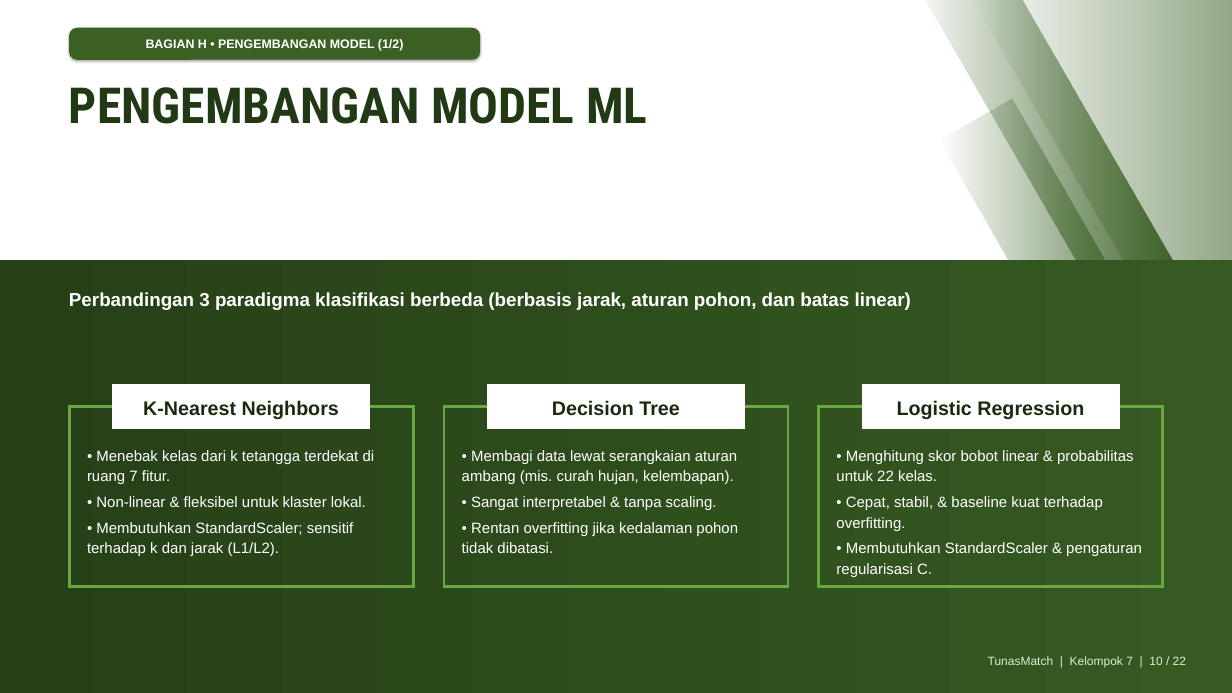
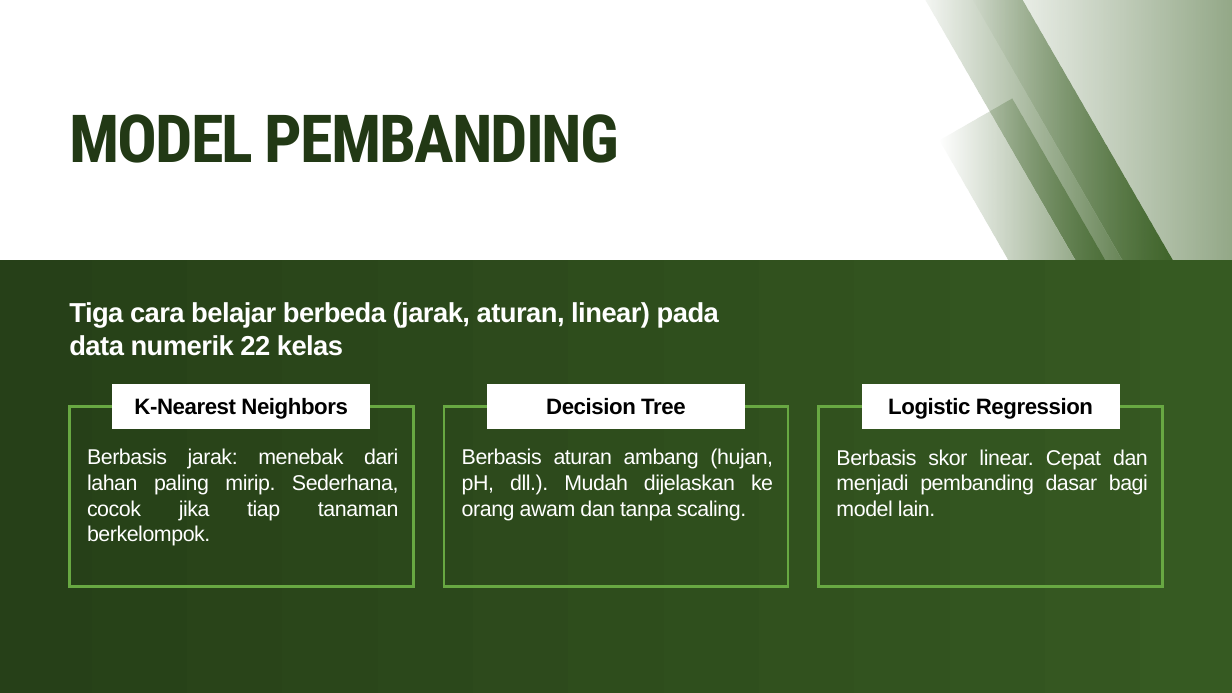
Before and after one commit to mikhailazka-dotcom/ML2026_TEK1302_Kelompok7_TunasMatch, a slide deck: slide 10 of presentation/Laporan_Proyek_Tanaman.pptx. Drawn at 1232x693 pixels with LibreOffice and Linux fonts; fonts in the diff are those of the drawing. Boxes give left, top, right and bottom in pixels: in the first picture for what was removed or moved away, otherwise in the second. Text is boxed around its words. In the diff, an @@ line names an element or a change of style, - is before the commit and + after.

```diff
--- a/presentation/Laporan_Proyek_Tanaman.pptx
+++ b/presentation/Laporan_Proyek_Tanaman.pptx
@@ rounded rectangle removed at box(69, 28, 480, 60) @@
-BAGIAN H • PENGEMBANGAN MODEL (1/2)
@@ text at box(70, 114, 619, 163): text changed; size 58 to 77.5 pt; text colour #223915 to gradient #223915 to #3A6024 @@
-PENGEMBANGAN MODEL ML
+MODEL PEMBANDING
@@ text at box(69, 302, 719, 356): text changed; size 22 to 32 pt @@
-Perbandingan 3 paradigma klasifikasi berbeda (berbasis jarak, aturan pohon, dan batas linear)
+Tiga cara belajar berbeda (jarak, aturan, linear) pada data numerik 22 kelas
@@ size 23 to 26 pt, text colour #182B0F to #000000, letter spacing 0 to -0.5 pt; line spacing 1.15 to 31.2pt in 3 elements at box(134, 398, 348, 419), box(546, 398, 685, 415), box(888, 398, 1093, 419) @@
@@ text at box(87, 448, 398, 546): text changed; size 17.5 to 25 pt @@
-• Menebak kelas dari k tetangga terdekat di ruang 7 fitur.
-• Non-linear & fleksibel untuk klaster lokal.
-• Membutuhkan StandardScaler; sensitif terhadap k dan jarak (L1/L2).
+Berbasis jarak: menebak dari lahan paling mirip. Sederhana, cocok jika tiap tanaman berkelompok.
@@ text at box(462, 448, 773, 521): text changed; size 17.5 to 25 pt @@
-• Membagi data lewat serangkaian aturan ambang (mis. curah hujan, kelembapan).
-• Sangat interpretabel & tanpa scaling.
-• Rentan overfitting jika kedalaman pohon tidak dibatasi.
+Berbasis aturan ambang (hujan, pH, dll.). Mudah dijelaskan ke orang awam dan tanpa scaling.
@@ text at box(836, 449, 1148, 516): text changed; size 17.5 to 25 pt @@
-• Menghitung skor bobot linear & probabilitas untuk 22 kelas.
-• Cepat, stabil, & baseline kuat terhadap overfitting.
-• Membutuhkan StandardScaler & pengaturan regularisasi C.
+Berbasis skor linear. Cepat dan menjadi pembanding dasar bagi model lain.
@@ text removed at box(988, 656, 1186, 668) @@
-TunasMatch | Kelompok 7 | 10 / 22
```
Also in this commit, not shown: 20 other slides changed, 1 slide added, 1 slide removed, 1 other file.
